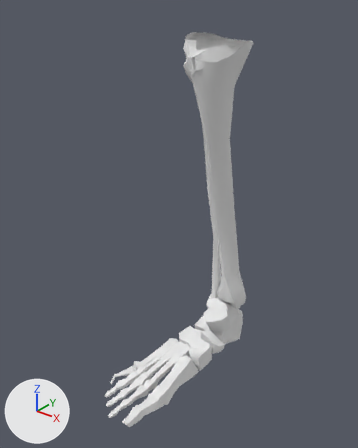
What one commit did to the OBJ model 3D_Model/Qt3DModel/assets/leftlowerleg.obj.
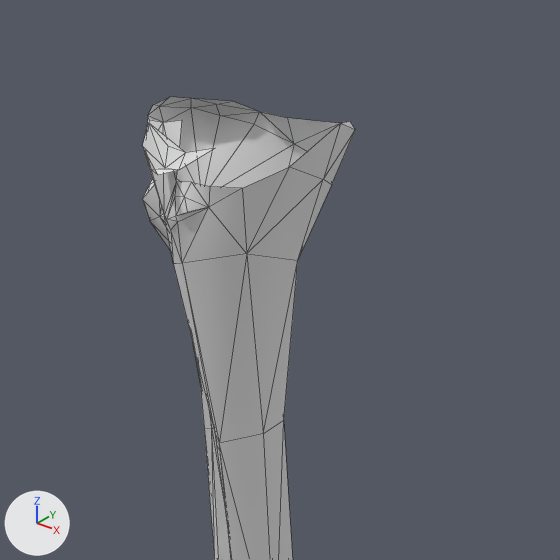
Old and new are each drawn whole from a camera (50 mm lens) standing at (13.47, -20.99, 11.14) and looking at (-0.86, -3.07, 0.03) and again close up on the part from 38% to 90% of the width and 0% to 41% of the height. The axes (+X, +Y, +Z) are drawn at lower left. The lights are the same throughout. The close-ups show mesh edges as thin lines. Where no turn or scale is listed for an object, it has been applied to the vertices.

Names of what the first close-up shows: 'sub02.000_sub02.005'.
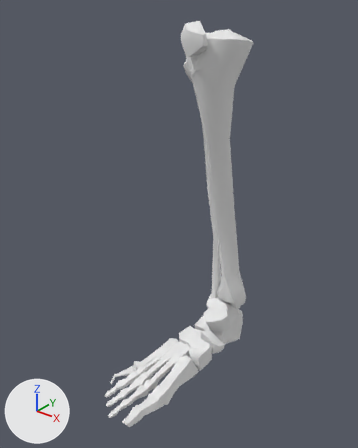
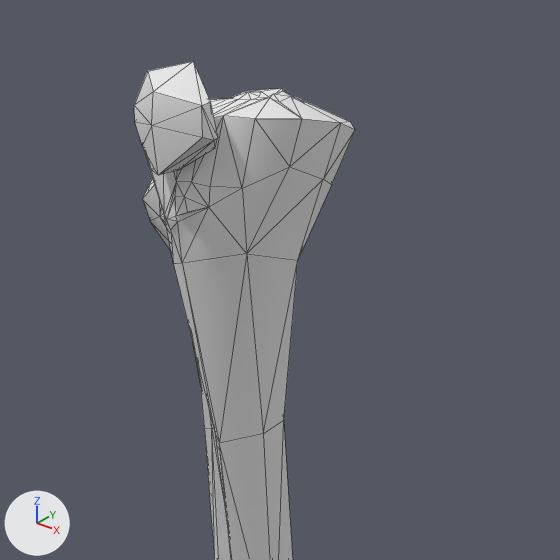
The newer file is also turned or shifted as a whole; pictures and numbers use the older file's frame.

What differs and where, as boxes (x1, y1, x2, y2) in the close-ups (560 x 560 px):
'sub02.000_sub02.005', reshaped
    before: (142, 97, 355, 560)
    after: (134, 61, 355, 560)
part 1 of me_sub02_000_sub02_005, built on
    after: (134, 61, 350, 188)

The change, as a diff of the scene's bpy script:
```diff
--- a/3D_Model/Qt3DModel/assets/leftlowerleg.obj.py
+++ b/3D_Model/Qt3DModel/assets/leftlowerleg.obj.py
@@ me_sub02_000_sub02_005 @@
 # used by ob_sub02_000_sub02_005; location = (0.0, 0.0, 0.0)
-me_sub02_000_sub02_005.from_pydata(...)  # 607 vertices, 1139 faces, 1 loose edge; spans x -3.2..1.5, y -8.4..2.4, z -9.5..9.1
+me_sub02_000_sub02_005.from_pydata(...)  # 643 vertices, 1234 faces; spans x -3.2..1.5, y -8.4..2.4, z -9.5..9.7
+# me_sub02_000_sub02_005 part 1
+# 2 vertices are removed from x 0.6..0.8, y -1.6..-0.8, z 8.9..9.0
+# 1 loose edge is deleted
+# 38 vertices are added at x -1.5..1.3, y -3.2..-0.7, z 8.7..9.7
+# 95 new faces join them
 me_sub02_000_sub02_005.materials.append(mat_bones___vray_003)
```
